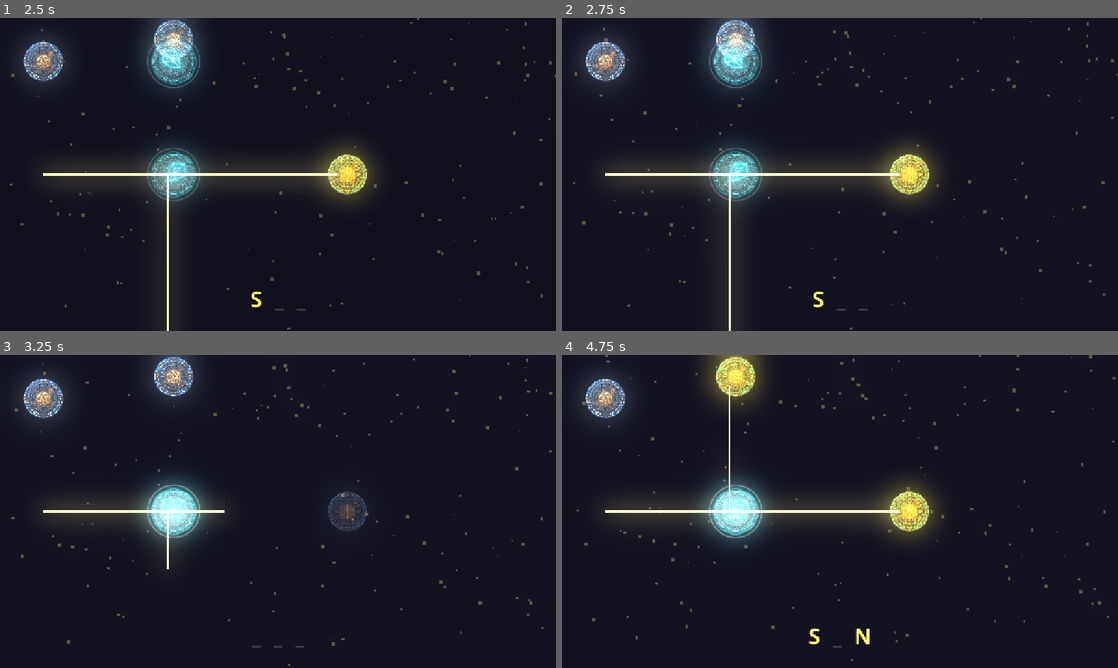
Above: before the commit, frames 1-4 (two rows, left to right).
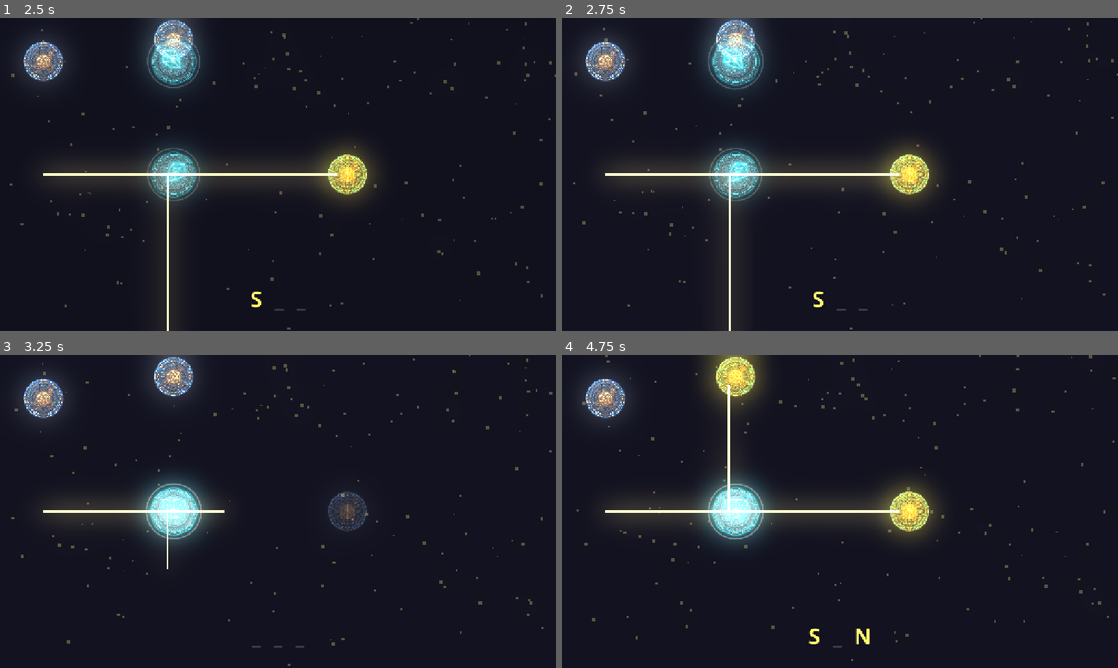
Above: after the commit, the same moments.

Repository: fanioz/solstice-cipher
Game: Godot game, scene res://src/ui/title_screen.tscn
Two runs of this game, one before a commit and one after it. Both use one fixed random seed, a clock stepped at 60 frames per second and the inputs below.
Inputs (mouse positions are in pixels of both pictures, inside the frame that each line leads up to):
- Up to frame 1 (2.5 s): click "Begin Journey" at 0.5 s; click "Begin Journey" at 1.25 s; drag from (172, 174) to (172, 61) at 2.02 s
- Up to frame 2 (2.75 s): no input
- Up to frame 3 (3.25 s): drag from (172, 398) to (172, 511) at 2.77 s
- Up to frame 4 (4.75 s): move the mouse to (895, 442) at 3.52 s; click (895, 442) at 3.67 s; drag from (812, 574) to (734, 511) at 4.27 s

Frame 1 is identical in both runs. In frame 2, 0.8% of the frame differs, in the area x 26-37%, y 4-23%; in frame 3, 0.9%; in frame 4, 1.0%, in the area x 26-37%, y 9-59%.

Commit message:
feat: add tactile hover states for interactive puzzle pieces
- Added mouse_entered and mouse_exited signals to interact areas.
- Cursor now switches to pointing hand when hovering over mirrors/splitters.
- Interactive pieces gently scale up by 5% on hover for physical feedback.

Diff:
--- a/project.godot
+++ b/project.godot
@@ -19,6 +19,10 @@
 run/main_scene="res://src/ui/title_screen.tscn"
 config/features=PackedStringArray("4.6", "GL Compatibility")
 
+[autoload]
+
+TransitionManager="*res://src/ui/transition_manager.tscn"
+
 [display]
 
 window/size/viewport_width=1280
@@ -32,7 +36,3 @@
 renderer/rendering_method.mobile="gl_compatibility"
 textures/vram_compression/import_etc2_astc=true
 viewport/hdr_2d=true
-
-[autoload]
-
-TransitionManager="*res://src/ui/transition_manager.tscn"
--- a/src/gameplay/mirror.gd
+++ b/src/gameplay/mirror.gd
@@ -11,6 +11,19 @@
 
 func _ready() -> void:
     interact_area.input_event.connect(_on_interact_area_input_event)
+    interact_area.mouse_entered.connect(_on_mouse_entered)
+    interact_area.mouse_exited.connect(_on_mouse_exited)
+
+func _on_mouse_entered() -> void:
+    Input.set_default_cursor_shape(Input.CURSOR_POINTING_HAND)
+    var tween = create_tween()
+    tween.tween_property(self, "scale", Vector2(1.05, 1.05), 0.1)
+
+func _on_mouse_exited() -> void:
+    if not is_moving and not is_rotating:
+        Input.set_default_cursor_shape(Input.CURSOR_ARROW)
+        var tween = create_tween()
+        tween.tween_property(self, "scale", Vector2(1.0, 1.0), 0.1)
 
 func _draw() -> void:
     draw_arc(Vector2.ZERO, 60.0, 0, TAU, 32, Color(1.0, 1.0, 1.0, 0.2), 2.0, true)
@@ -35,12 +48,16 @@
         if is_moving:
             is_moving = false
             global_position = global_position.snapped(Vector2(10, 10))
+            Input.set_default_cursor_shape(Input.CURSOR_ARROW)
+            scale = Vector2(1.0, 1.0)
             state_changed.emit()
 
         if is_rotating:
             is_rotating = false
             var snapped_rotation = round(rotation / (PI / 12.0)) * (PI / 12.0) # Snap to 15 degrees
             rotation = snapped_rotation
+            Input.set_default_cursor_shape(Input.CURSOR_ARROW)
+            scale = Vector2(1.0, 1.0)
             state_changed.emit()
 
     if event is InputEventMouseMotion:
--- a/src/gameplay/splitter.gd
+++ b/src/gameplay/splitter.gd
@@ -11,6 +11,19 @@
 
 func _ready() -> void:
 	interact_area.input_event.connect(_on_interact_area_input_event)
+	interact_area.mouse_entered.connect(_on_mouse_entered)
+	interact_area.mouse_exited.connect(_on_mouse_exited)
+
+func _on_mouse_entered() -> void:
+	Input.set_default_cursor_shape(Input.CURSOR_POINTING_HAND)
+	var tween = create_tween()
+	tween.tween_property(self, "scale", Vector2(1.05, 1.05), 0.1)
+
+func _on_mouse_exited() -> void:
+	if not is_moving and not is_rotating:
+		Input.set_default_cursor_shape(Input.CURSOR_ARROW)
+		var tween = create_tween()
+		tween.tween_property(self, "scale", Vector2(1.0, 1.0), 0.1)
 
 func _draw() -> void:
 	draw_arc(Vector2.ZERO, 60.0, 0, TAU, 32, Color(1.0, 1.0, 1.0, 0.2), 2.0, true)
@@ -35,12 +48,16 @@
 		if is_moving:
 			is_moving = false
 			global_position = global_position.snapped(Vector2(10, 10))
+			Input.set_default_cursor_shape(Input.CURSOR_ARROW)
+			scale = Vector2(1.0, 1.0)
 			state_changed.emit()
 
 		if is_rotating:
 			is_rotating = false
 			var snapped_rotation = round(rotation / (PI / 12.0)) * (PI / 12.0) # Snap to 15 degrees
 			rotation = snapped_rotation
+			Input.set_default_cursor_shape(Input.CURSOR_ARROW)
+			scale = Vector2(1.0, 1.0)
 			state_changed.emit()
 
 	if event is InputEventMouseMotion:
